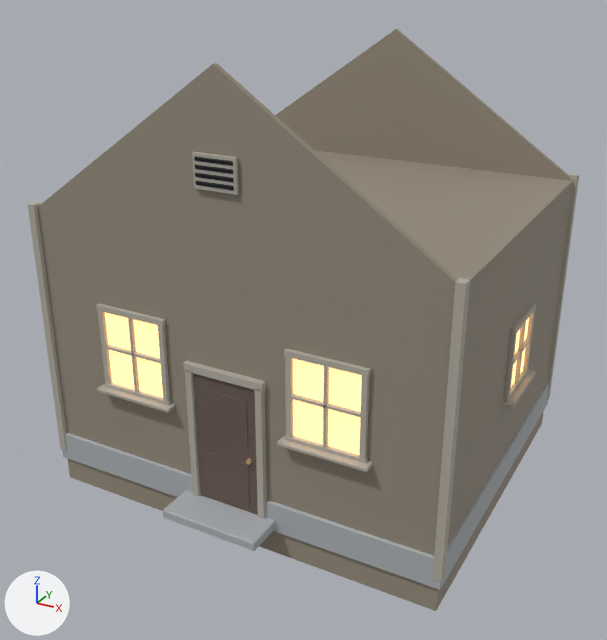
The glTF model models/prelude/house0_walls.glb: old version first, new version second.
The view is the same before and after, from a 50 mm lens placed at (-10.62, 141.8, 8.22), pointed at (-16.97, 153.34, 2.45). Arrows for +X, +Y and +Z are at lower left; the lights stay in place. The older version comes first.

The older version as bpy lines, for what is in view:
```python
mat_emit_window_001 = principled_material('emit_window.001')
mat_emit_window_001.base_color = (1.0, 0.56, 0.24)  # beige #ffc586
mat_emit_window_001.emission_color = (1.0, 0.56, 0.24)  # beige #ffc586
mat_emit_window_001.emission_strength = 1.6
me_house0_walls = bpy.data.meshes.new('house0_walls')
me_house0_walls.from_pydata(...)  # 1084 vertices, 1948 faces; spans x -3.69..3.69, y -3.67..3.07, z -0.5..6.9
# faces by material slot: [28, 88, 1584, 132, 36, 8, 72]
me_house0_walls.materials.append(mat_siding_0_001)  # brown #958b7c
me_house0_walls.materials.append(mat_concrete_003)  # grey #adb1b5
me_house0_walls.materials.append(mat_trim_003)  # grey #b3ada2
me_house0_walls.materials.append(mat_door_0_001)  # brown #695950
me_house0_walls.materials.append(mat_brass_002)  # brown #bca269
me_house0_walls.materials.append(mat_emit_window_001)  # beige #ffc586, glowing beige #ffc586
me_house0_walls.materials.append(mat_black_003)  # black #191d21
ob_house0_walls = bpy.data.objects.new('house0_walls', me_house0_walls)
ob_house0_walls.location = (-17.0, 154.0, 0.0)
```
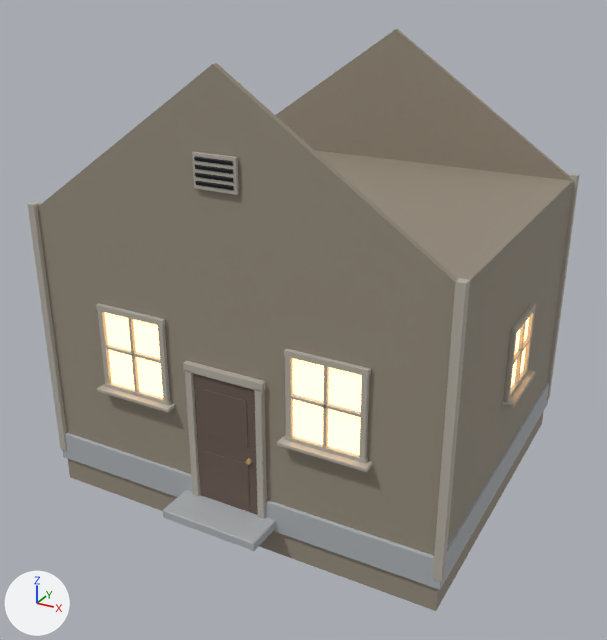
The newer file is also turned or shifted as a whole; pictures and numbers use the older file's frame.

Scene script edits in JSON lines:
```json
{"op": "set", "path": "mat_emit_window_001.emission_strength", "old": "1.6", "new": "3.0"}
```

Boxes [x1, y1, x2, y2] around the edits, measured in the pictures (607 x 640 px):
```json
{"object": "house0_walls", "change": "surface changed", "before": [99, 309, 536, 467], "after": [99, 309, 536, 467]}
```
